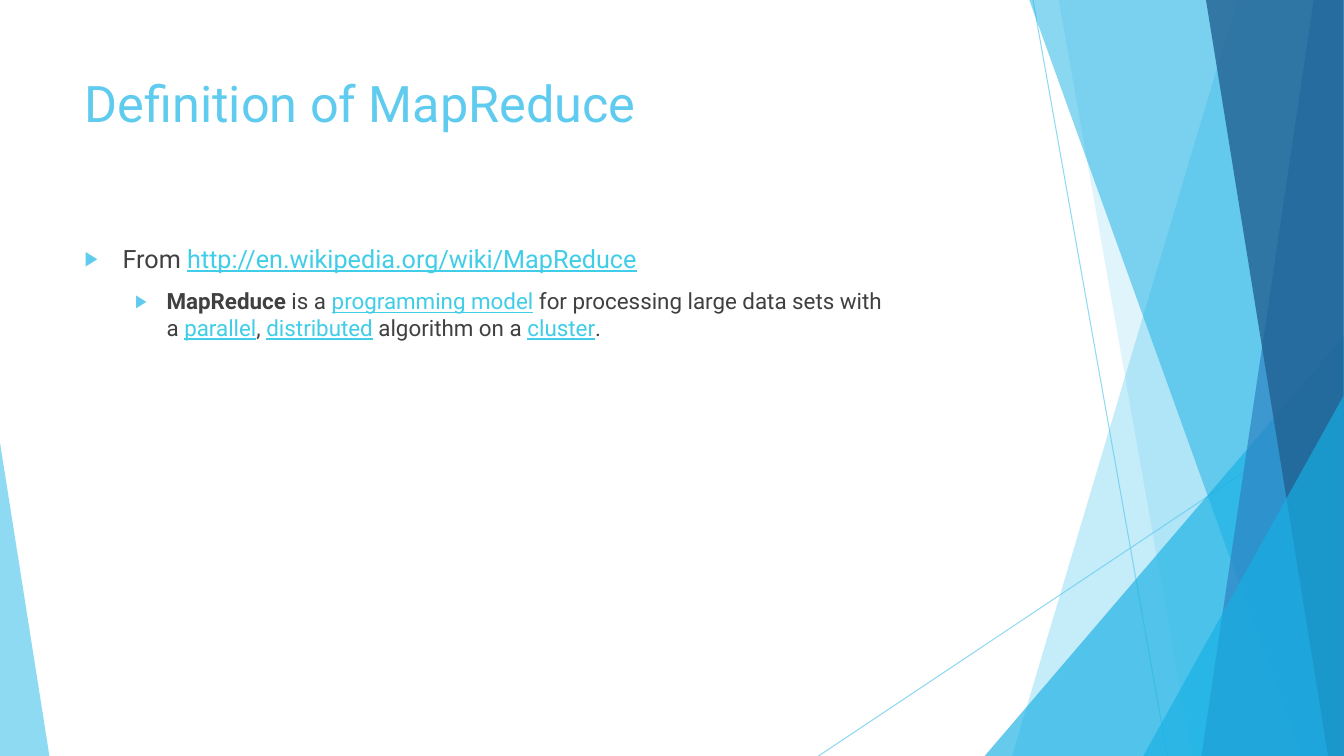
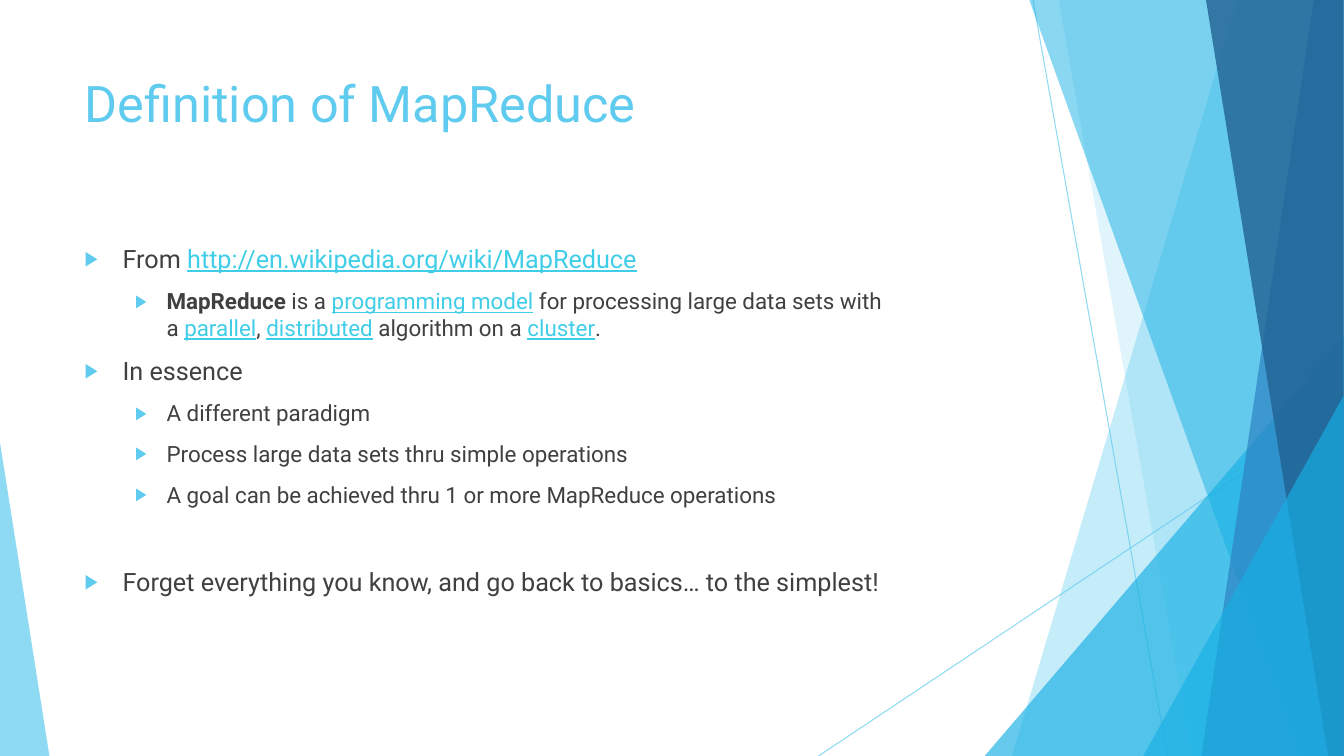
Before and after one commit to number8/blog, a slide deck: slide 2 of 2013-09/hadoop-map-reduce/MapReduce.pptx. Drawn at 1344x756 pixels with LibreOffice and Linux fonts; fonts in the diff are those of the drawing. Boxes give left, top, right and bottom in pixels: in the first picture for what was removed or moved away, otherwise in the second. Text is boxed around its words. In the diff, an @@ line names an element or a change of style, - is before the commit and + after.

```diff
--- a/2013-09/hadoop-map-reduce/MapReduce.pptx
+++ b/2013-09/hadoop-map-reduce/MapReduce.pptx
@@ text at [123,362,879,597]: paragraphs added @@
+▶ In essence
+  ▶ A different paradigm
+  ▶ Process large data sets thru simple operations
+  ▶ A goal can be achieved thru 1 or more MapReduce operations
+▶ Forget everything you know, and go back to basics… to the simplest!
```
Also in this commit, not shown: 19 slides added, 1 slide removed, 8 other files.
